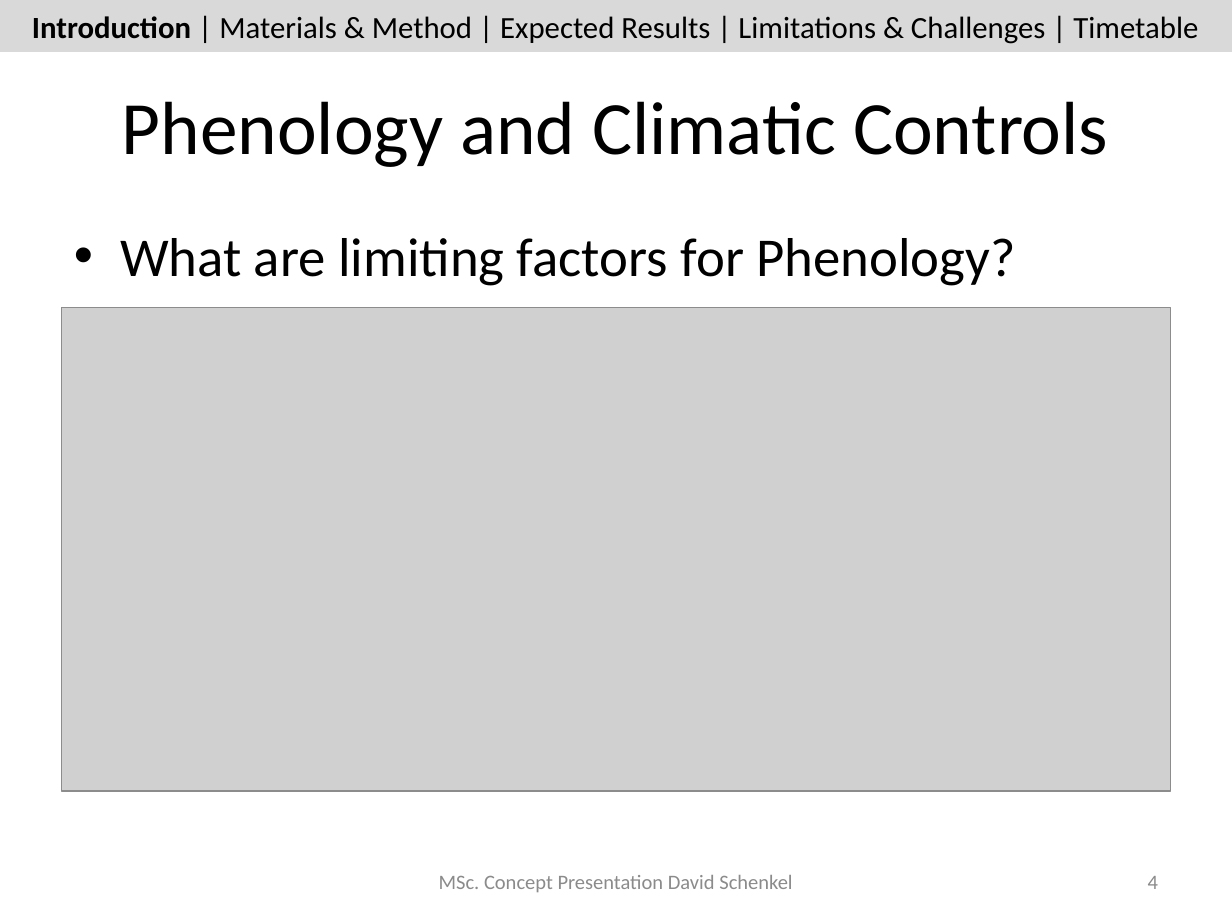
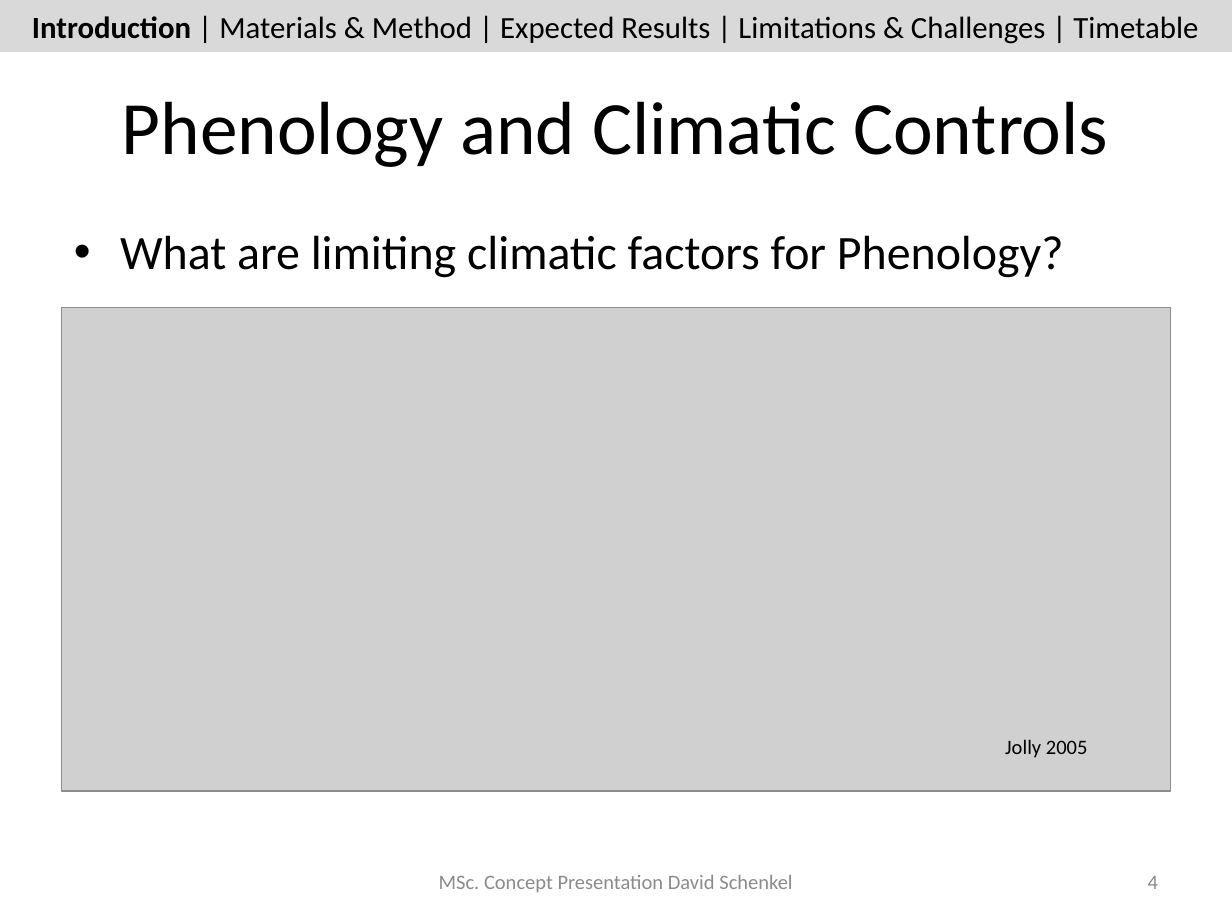
Before and after one commit to dschenkel/geo511, a slide deck: slide 4 of concept_presentation.pptx. Drawn at 1232x924 pixels with LibreOffice and Linux fonts; fonts in the diff are those of the drawing; grey boxes stand for pictures. Boxes give left, top, right and bottom in pixels: in the first picture for what was removed or moved away, otherwise in the second. Text is boxed around its words. In the diff, an @@ line names an element or a change of style, - is before the commit and + after.

```diff
--- a/concept_presentation.pptx
+++ b/concept_presentation.pptx
@@ text at (x1=120, y1=235, x2=1064, y2=278): text changed; size 32 to 28 pt @@
-• What are limiting factors for Phenology?
+• What are limiting climatic factors for Phenology?
@@ text added at (x1=1005, y1=739, x2=1088, y2=758), 12 pt, text #000000 @@
+Jolly 2005
```
Also in this commit, not shown: 11 other slides changed, 3 slides added, 3 other files.
